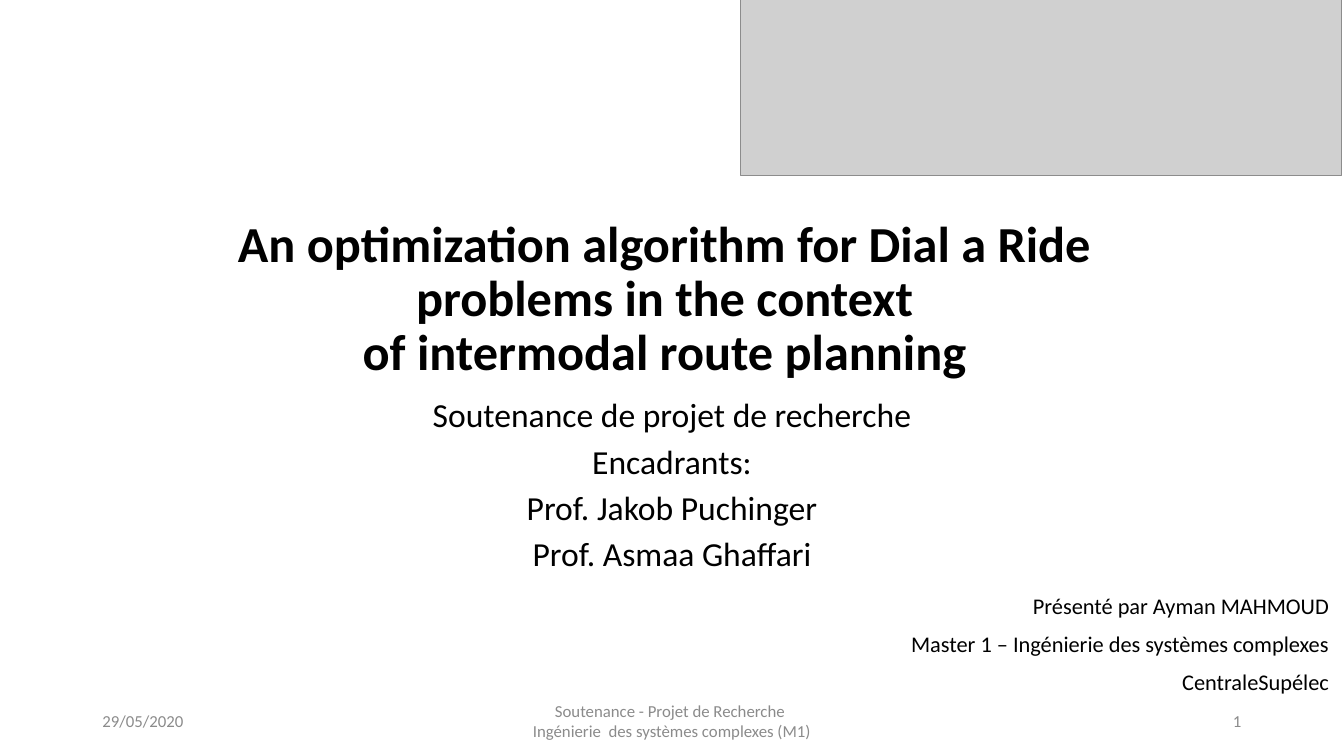
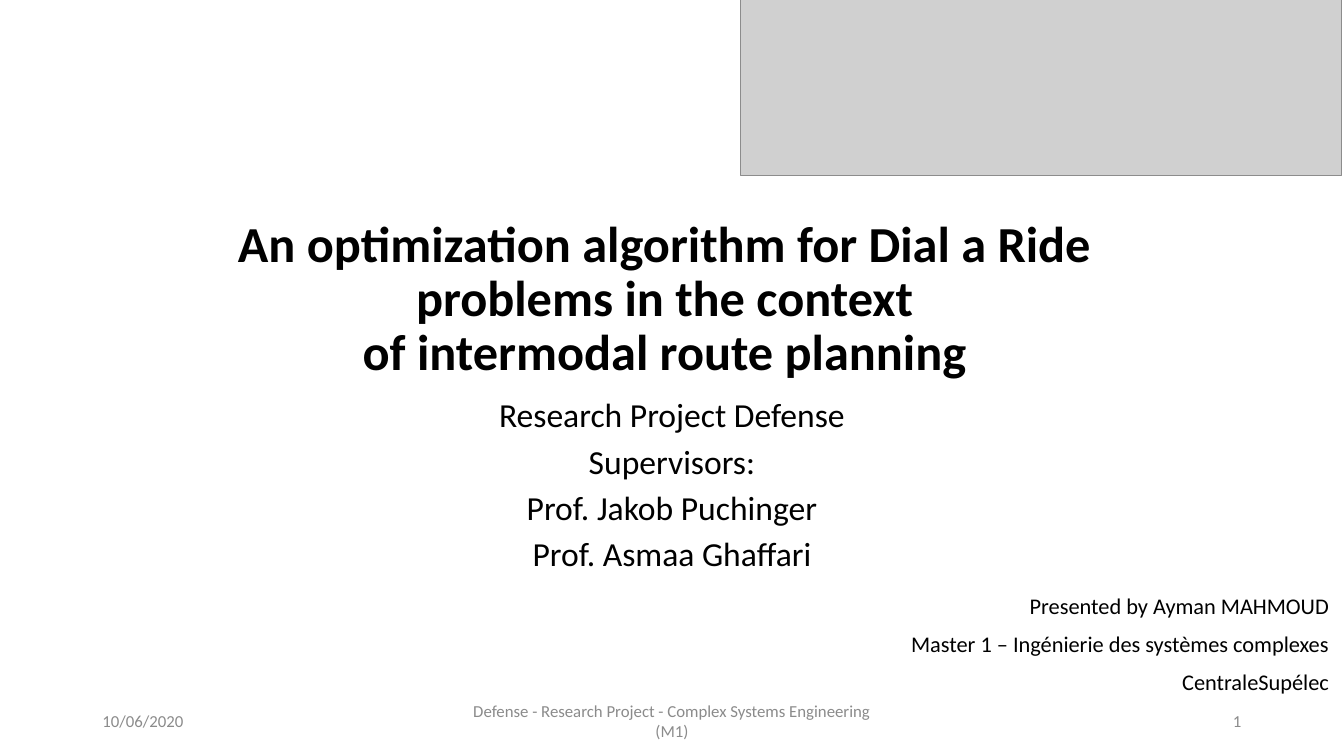
Before and after one commit to AymanABDELHAMID/OD_MTO_DARP, a slide deck: slide 1 of Presentation/presentation_AymanMahmoud.pptx. Drawn at 1344x756 pixels with LibreOffice and Linux fonts; fonts in the diff are those of the drawing; grey boxes stand for pictures. Boxes give left, top, right and bottom in pixels: in the first picture for what was removed or moved away, otherwise in the second. Text is boxed around its words. In the diff, an @@ line names an element or a change of style, - is before the commit and + after.

Commit message:
Modified presentation

```diff
--- a/Presentation/presentation_AymanMahmoud.pptx
+++ b/Presentation/presentation_AymanMahmoud.pptx
@@ subtitle at [499, 403, 845, 480]: text changed @@
-Soutenance de projet de recherche
-Encadrants:
+Research Project Defense
+Supervisors:
@@ text at [1030, 598, 1329, 618]: text changed @@
-Présenté par Ayman MAHMOUD
+Presented by Ayman MAHMOUD
@@ text at [102, 715, 183, 728]: text changed @@
-29/05/2020
+10/06/2020
@@ text at [473, 705, 870, 739]: text changed @@
-Soutenance - Projet de Recherche
-Ingénierie des systèmes complexes (M1)
+Defense - Research Project - Complex Systems Engineering (M1)
```
Also in this commit, not shown: 9 other slides changed, 22 slides added, 8 slides removed, 3 other files.
